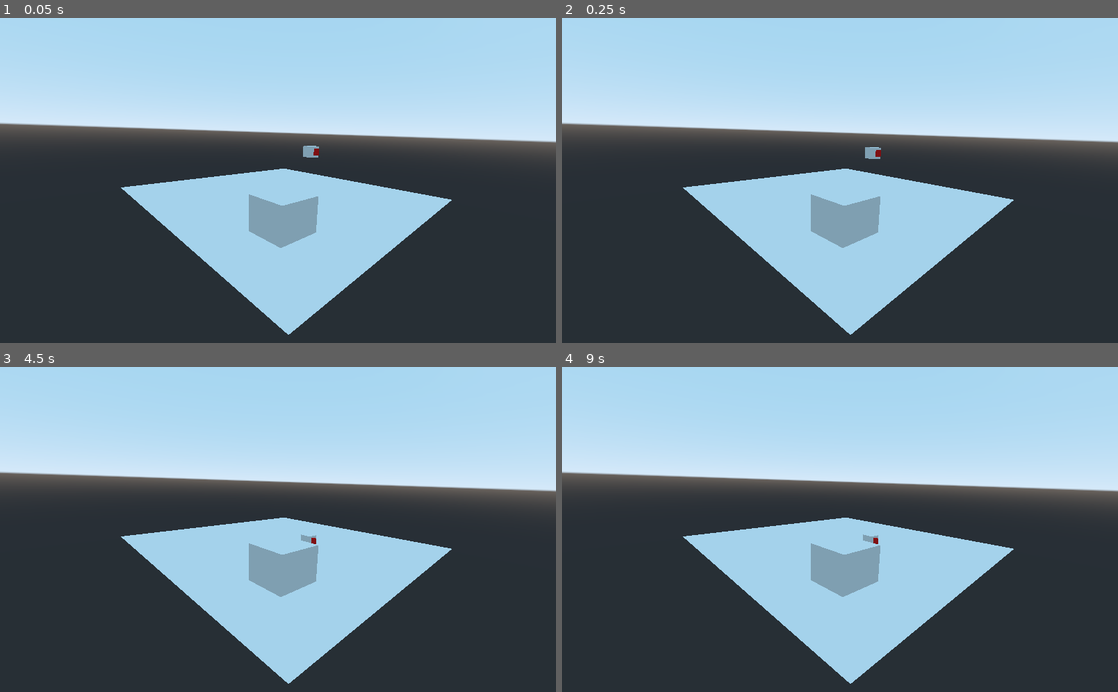
Above: before the commit, frames 1-4 (two rows, left to right).
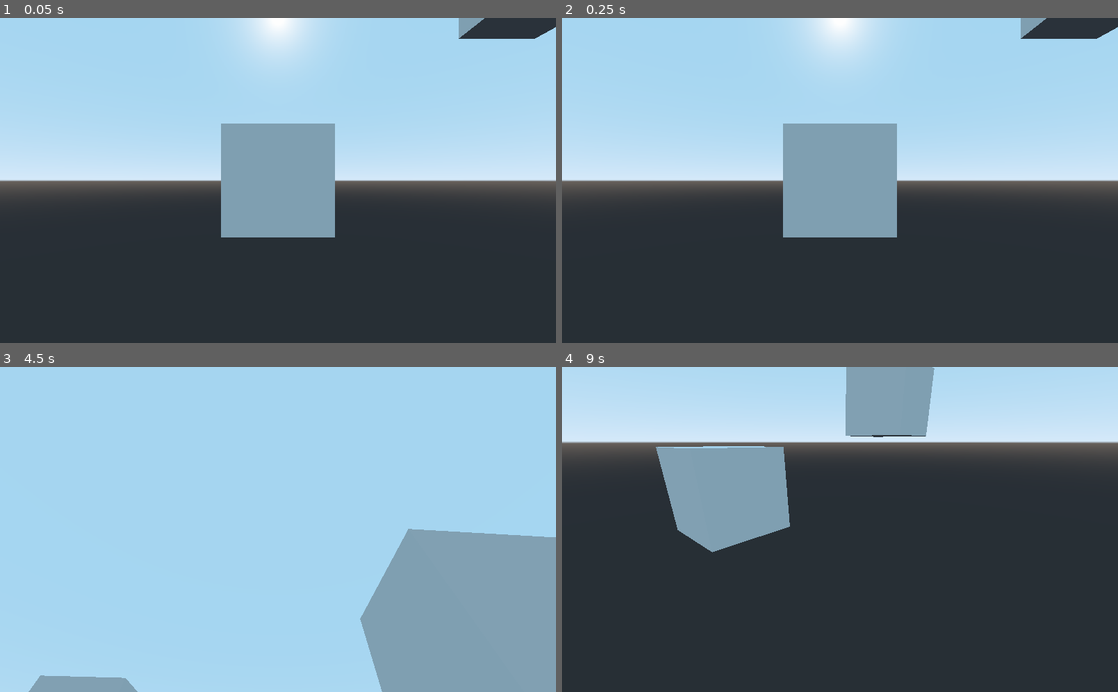
Above: after the commit, the same moments.

Repository: Niwana/Cubes
Game: Godot game, scene res://Scenes/Martin.tscn
The game is run twice, just before and just after one commit, with the same random seed, the same clock (stepped at 60 frames per second) and the same inputs. Before the commit the project starts from res://scenes/TestScene.tscn.
Inputs (mouse positions are in pixels of both pictures, inside the frame that each line leads up to):
- Up to frame 1 (0.05 s): no input
- Up to frame 2 (0.25 s): no input
- Up to frame 3 (4.5 s): tap Enter at 0.5, 2.75, 4.25 s; move the mouse to (400, 513) at 0.52 s; hold S (camera_move_backward, bound only after the commit) 0.53-1.28 s; click (400, 513) at 0.67 s; tap W (camera_move_forward, bound only after the commit) at 0.8, 1.35 s; move the mouse to (166, 545) at 1.27 s; click (166, 545) at 1.42 s; tap A (camera_move_left, bound only after the commit) at 1.55 s; tap Space at 2, 3.5 s; move the mouse to (333, 458) at 2.02 s; hold A (camera_move_left, bound only after the commit) 2.03-2.78 s; click (333, 458) at 2.17 s; tap D (camera_move_right, bound only after the commit) at 2.3, 2.85 s; move the mouse to (250, 594) at 2.77 s; click (250, 594) at 2.92 s; right-click (250, 594) at 3.05 s; move the mouse to (444, 578) at 3.52 s; hold Right mouse button (camera_rotate, bound only after the com… 3.53-4.28 s; click (444, 578) at 3.67 s; tap Shift (sprint, bound only after the commit) at 3.8, 4.35 s; move the mouse to (111, 480) at 4.27 s; click (111, 480) at 4.42 s
- Up to frame 4 (9 s): tap S (camera_move_backward, bound only after the commit) at 4.55 s; tap Space at 5 s; move the mouse to (867, 529) at 5.02 s; hold S (camera_move_backward, bound only after the commit) 5.03-5.78 s; click (867, 529) at 5.17 s; tap W (camera_move_forward, bound only after the commit) at 5.3, 5.85 s; move the mouse to (756, 448) at 5.77 s; click (756, 448) at 5.92 s; tap A (camera_move_left, bound only after the commit) at 6.05 s; move the mouse to (962, 513) at 6.52 s; hold A (camera_move_left, bound only after the commit) 6.53-7.28 s; click (962, 513) at 6.67 s; tap D (camera_move_right, bound only after the commit) at 6.8, 7.35 s; move the mouse to (728, 545) at 7.27 s; click (728, 545) at 7.42 s; right-click (728, 545) at 7.55 s; move the mouse to (895, 458) at 8.02 s; hold Right mouse button (camera_rotate, bound only after the com… 8.03-8.78 s; click (895, 458) at 8.17 s; tap Shift (sprint, bound only after the commit) at 8.3, 8.85 s; move the mouse to (812, 594) at 8.77 s; click (812, 594) at 8.92 s

The runs differ from the first frame. In frame 1, 37% of the frame differs, in the area x 0-100%, y 0-98%; in frame 2, 37%; in frame 3, 62%, in the area x 0-100%, y 20-100%; in frame 4, 39%.
Error before the commit: Parse Error: Variable "Time" shadows a native class. (res://scripts/DrawLine3D.gd:7)

Commit message:
adds camera

Diff:
--- /dev/null
+++ b/Camera.gd
@@ -0,0 +1,41 @@
+extends Camera
+
+var rot
+var ROTATESPEED = 0.005
+var MOVESPEED = 0.2
+var MOVESPEEDSPRINT = 5
+
+
+func _input(event):
+
+	# Rotate the camera
+	if Input.is_action_pressed("camera_rotate"):
+		if event is InputEventMouseMotion:
+			rotation.x = (rotation.x - event.relative.y * ROTATESPEED)
+			rotation.y = (rotation.y - event.relative.x * ROTATESPEED)
+
+		# Move the camera
+		if event is InputEventKey:
+			if Input.is_action_pressed("camera_move_forward"):
+				if Input.is_action_pressed("sprint"):
+					global_translate(-global_transform.basis.z * MOVESPEED * MOVESPEEDSPRINT)
+				else:
+					global_translate(-global_transform.basis.z * MOVESPEED)
+
+			if Input.is_action_pressed("camera_move_backward"):
+				if Input.is_action_pressed("sprint"):
+					global_translate(global_transform.basis.z * MOVESPEED * MOVESPEEDSPRINT)
+				else:
+					global_translate(global_transform.basis.z * MOVESPEED)
+
+			if Input.is_action_pressed("camera_move_right"):
+				if Input.is_action_pressed("sprint"):
+					global_translate(global_transform.basis.x * MOVESPEED * MOVESPEEDSPRINT)
+				else:
+					global_translate(global_transform.basis.x * MOVESPEED)
+
+			if Input.is_action_pressed("camera_move_left"):
+				if Input.is_action_pressed("sprint"):
+					global_translate(-global_transform.basis.x * MOVESPEED * MOVESPEEDSPRINT)
+				else:
+					global_translate(-global_transform.basis.x * MOVESPEED)
--- /dev/null
+++ b/Scenes/Martin.tscn
@@ -0,0 +1,35 @@
+[gd_scene load_steps=3 format=2]
+
+[ext_resource path="res://Camera.gd" type="Script" id=1]
+
+[sub_resource type="CubeMesh" id=1]
+
+[node name="Spatial" type="Spatial"]
+
+[node name="Camera" type="Camera" parent="."]
+script = ExtResource( 1 )
+
+[node name="MeshInstance" type="MeshInstance" parent="."]
+transform = Transform( 1, 0, 0, 0, 1, 0, 0, 0, 1, 0, 0, -5.09935 )
+mesh = SubResource( 1 )
+material/0 = null
+
+[node name="MeshInstance2" type="MeshInstance" parent="."]
+transform = Transform( 1, 0, 0, 0, 1, 0, 0, 0, 1, 5.73832, 4.72209, -5.09935 )
+mesh = SubResource( 1 )
+material/0 = null
+
+[node name="MeshInstance3" type="MeshInstance" parent="."]
+transform = Transform( 1, 0, 0, 0, 1, 0, 0, 0, 1, 5.73832, -1.10476, 2.6181 )
+mesh = SubResource( 1 )
+material/0 = null
+
+[node name="MeshInstance4" type="MeshInstance" parent="."]
+transform = Transform( 1, 0, 0, 0, 1, 0, 0, 0, 1, -2.69194, 1.19696, 2.6181 )
+mesh = SubResource( 1 )
+material/0 = null
+
+[node name="MeshInstance5" type="MeshInstance" parent="."]
+transform = Transform( 1, 0, 0, 0, 1, 0, 0, 0, 1, 4.27299, 1.19696, 7.64033 )
+mesh = SubResource( 1 )
+material/0 = null
--- a/project.godot
+++ b/project.godot
@@ -16,12 +16,45 @@
 [application]
 
 config/name="Cubes"
-run/main_scene="res://scenes/TestScene.tscn"
+run/main_scene="res://scenes/Martin.tscn"
 config/icon="res://icon.png"
 
-[autoload]
+[input]
 
-DrawLine3D="*res://scripts/DrawLine3D.gd"
+camera_rotate={
+"deadzone": 0.5,
+"events": [ Object(InputEventMouseButton,"resource_local_to_scene":false,"resource_name":"","device":-1,"alt":false,"shift":false,"control":false,"meta":false,"command":false,"button_mask":0,"position":Vector2( 0, 0 ),"global_position":Vector2( 0, 0 ),"factor":1.0,"button_index":2,"pressed":false,"doubleclick":false,"script":null)
+ ]
+}
+camera_move_forward={
+"deadzone": 0.5,
+"events": [ Object(InputEventKey,"resource_local_to_scene":false,"resource_name":"","device":0,"alt":false,"shift":false,"control":false,"meta":false,"command":false,"pressed":false,"scancode":87,"unicode":0,"echo":false,"script":null)
+, Object(InputEventKey,"resource_local_to_scene":false,"resource_name":"","device":0,"alt":false,"shift":false,"control":false,"meta":false,"command":false,"pressed":false,"scancode":16777232,"unicode":0,"echo":false,"script":null)
+ ]
+}
+camera_move_right={
+"deadzone": 0.5,
+"events": [ Object(InputEventKey,"resource_local_to_scene":false,"resource_name":"","device":0,"alt":false,"shift":false,"control":false,"meta":false,"command":false,"pressed":false,"scancode":68,"unicode":0,"echo":false,"script":null)
+, Object(InputEventKey,"resource_local_to_scene":false,"resource_name":"","device":0,"alt":false,"shift":false,"control":false,"meta":false,"command":false,"pressed":false,"scancode":16777233,"unicode":0,"echo":false,"script":null)
+ ]
+}
+camera_move_left={
+"deadzone": 0.5,
+"events": [ Object(InputEventKey,"resource_local_to_scene":false,"resource_name":"","device":0,"alt":false,"shift":false,"control":false,"meta":false,"command":false,"pressed":false,"scancode":65,"unicode":0,"echo":false,"script":null)
+, Object(InputEventKey,"resource_local_to_scene":false,"resource_name":"","device":0,"alt":false,"shift":false,"control":false,"meta":false,"command":false,"pressed":false,"scancode":16777231,"unicode":0,"echo":false,"script":null)
+ ]
+}
+camera_move_backward={
+"deadzone": 0.5,
+"events": [ Object(InputEventKey,"resource_local_to_scene":false,"resource_name":"","device":0,"alt":false,"shift":false,"control":false,"meta":false,"command":false,"pressed":false,"scancode":83,"unicode":0,"echo":false,"script":null)
+, Object(InputEventKey,"resource_local_to_scene":false,"resource_name":"","device":0,"alt":false,"shift":false,"control":false,"meta":false,"command":false,"pressed":false,"scancode":16777234,"unicode":0,"echo":false,"script":null)
+ ]
+}
+sprint={
+"deadzone": 0.5,
+"events": [ Object(InputEventKey,"resource_local_to_scene":false,"resource_name":"","device":0,"alt":false,"shift":false,"control":false,"meta":false,"command":false,"pressed":false,"scancode":16777237,"unicode":0,"echo":false,"script":null)
+ ]
+}
 
 [rendering]
 
